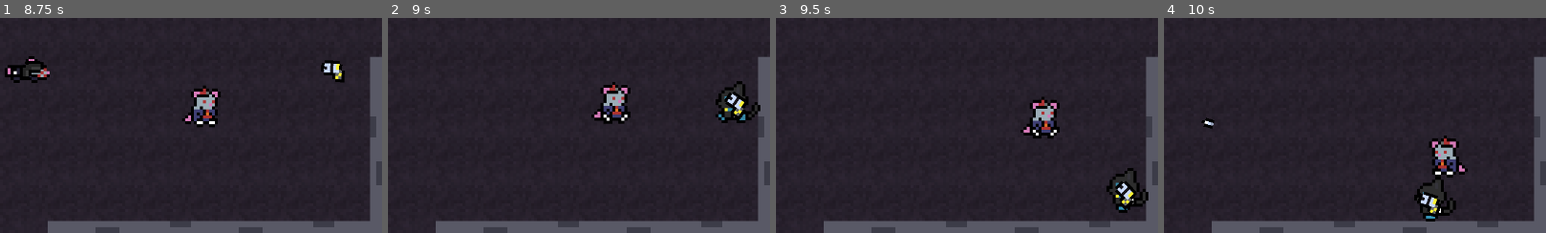
Above: before the commit, frames 1-4 (left to right).
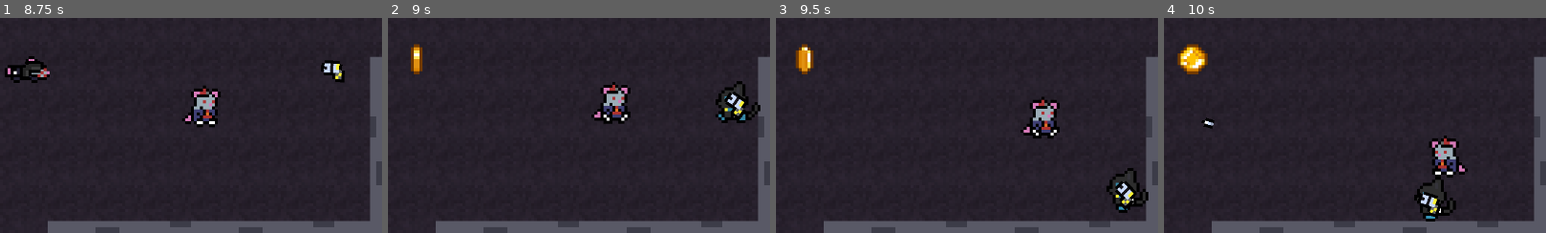
Above: after the commit, the same moments.

Repository: s4hlo/movie-jam
Game: Godot game, scene res://scenes/main_menu.tscn
Two runs of this game, one before a commit and one after it. Both use one fixed random seed, a clock stepped at 60 frames per second and the inputs below. Sound files missing from this copy of the repository are replaced by a short silence.
Inputs (mouse positions are % of the whole screen's width and height, from its top left):
- Up to frame 1 (8.75 s): click "Start" at 0.5 s; move the mouse to (72, 45) at 1.27 s; hold D (move_right) 1.28-2.03 s; tap E (interact) every 1.5 s from 1.35 to 7.35 s; move the mouse to (30, 55) at 2.02 s; hold S (move_down) 2.03-2.78 s; click (30, 55) at 2.1 s; move the mouse to (60, 28) at 2.77 s; hold D (move_right) 2.78-3.53 s; move the mouse to (45, 70) at 3.52 s; hold W (move_up) 3.53-4.28 s; click (45, 70) at 3.6 s; move the mouse to (80, 65) at 4.27 s; hold A (move_left) 4.28-5.78 s; move the mouse to (20, 35) at 5.02 s; click (20, 35) at 5.1 s; move the mouse to (55, 50) at 5.77 s; hold S (move_down) 5.78-6.53 s; move the mouse to (35, 25) at 6.52 s; hold D (move_right) 6.53-7.28 s; click (35, 25) at 6.6 s; move the mouse to (72, 45) at 7.27 s; hold W (move_up) 7.28-8.03 s; move the mouse to (30, 55) at 8.02 s; hold D (move_right) from 8.03 s (still down); click (30, 55) at 8.1 s
- Up to frame 2 (9 s): move the mouse to (60, 28) at 8.77 s; release D (move_right) at 8.78 s; hold S (move_down) from 8.78 s (still down); tap E (interact) at 8.85 s
- Up to frame 3 (9.5 s): keep holding S (move_down)
- Up to frame 4 (10 s): move the mouse to (45, 70) at 9.52 s; release S (move_down) at 9.53 s; hold A (move_left) from 9.53 s (still down); click (45, 70) at 9.6 s
The pictures show only the part of the screen within x 50-100%, y 50-100%; the shares and areas given below are measured in that part.

Frame 1 is identical in both runs. In frame 2, 0.4% of the frame differs, in the area x 6-9%, y 12-27%; in frame 3, 0.5%; in frame 4, 0.8%, in the area x 3-12%, y 12-27%.

Commit message:
Atualizando os ratos
Adicionando a chance de 50% de dropar uma moeda ao morrer , e o boss a cada batida na parede aumenta a velocidade

Diff:
--- a/scripts/enemys/rat_boss.gd
+++ b/scripts/enemys/rat_boss.gd
@@ -18,10 +18,11 @@
 const KNOCKBACK_FRICTION := 0.85
 var health: int = 200
 var damage: int = 1
+var speed_rush: float
 
 # TEMPOS DE RECARGA
 const DAMAGE_COOLDOWN := 0.5
-const PONG_DURATION := 5.0
+const PONG_DURATION := 8.0
 const RELOAD_DURATION := 3.0
 
 # CONDICIONAIS
@@ -81,6 +82,7 @@
 func start_chasing_sequence() -> void:
 	current_state = State.IDLE
 	current_Phases = Phases.FIRST
+	speed_rush = SPEED_RUSH
 	# anim.play("idle")
 
 	await get_tree().create_timer(1.5).timeout
@@ -101,7 +103,7 @@
 		velocity = Vector2.ZERO
 	else:
 		if not is_reloading_rush:
-			velocity = pong_direction * SPEED_RUSH
+			velocity = pong_direction * speed_rush
 			#anim.play("walk")
 		else:
 			if target:
@@ -121,25 +123,30 @@
 					_shoot()
 					_shoot_cooldown_time = SHOOT_COOLDOWN
 
-	velocity += knockback
-	knockback *= KNOCKBACK_FRICTION
-	if knockback.length() < 5.0:
-		knockback = Vector2.ZERO
+	if is_reloading_rush:
+		velocity += knockback
+		knockback *= KNOCKBACK_FRICTION
+		if knockback.length() < 5.0:
+			knockback = Vector2.ZERO
 
 	move_and_slide()
 
-	if current_Phases == Phases.FIRST and current_state == State.CHASING and not is_reloading_rush:
+	if current_state == State.CHASING and not is_reloading_rush:
 		if get_slide_collision_count() > 0:
 			var collision = get_slide_collision(0)
 			pong_direction = pong_direction.bounce(collision.get_normal())
 			sprite.flip_h = pong_direction.x > 0
 
+			speed_rush = min(speed_rush + 50.0, 700.0)
+
 func _on_pong_timer_timeout() -> void:
 	is_reloading_rush = true
 	reload_timer.start()
 
 func _on_reload_timer_timeout() -> void:
 	is_reloading_rush = false
+
+	speed_rush = SPEED_RUSH
 
 	var dir = global_position.direction_to(target.global_position)
 	pong_direction = dir
--- a/scripts/mouse_shooter.gd
+++ b/scripts/mouse_shooter.gd
@@ -77,6 +77,11 @@
 	await get_tree().create_timer(0.5).timeout
 	queue_free()
 
+	if randi_range(1, 2) == 1 :
+		var coin = COIN.instantiate()
+		coin.global_position = global_position
+		get_parent().add_child(coin)
+
 
 func _on_timer_timeout() -> void:
 	mousedelay = true
--- a/scripts/rat.gd
+++ b/scripts/rat.gd
@@ -1,4 +1,6 @@
 extends CharacterBody2D
+
+const COIN = preload("res://scenes/coin.tscn")
 
 signal state_changed(new_state: String)
 
@@ -71,6 +73,11 @@
 	await get_tree().create_timer(0.5).timeout
 	queue_free()
 
+	if randi_range(1, 2) == 1 :
+		var coin = COIN.instantiate()
+		coin.global_position = global_position
+		get_parent().add_child(coin)
+
 func _on_detection_area_body_entered(body: Node2D) -> void:
 	if body.is_in_group("player"):
 		target = body
--- a/scripts/rat_skate.gd
+++ b/scripts/rat_skate.gd
@@ -1,6 +1,7 @@
 extends CharacterBody2D
 
 const BROKEN_SKATE_SCENE = preload("res://scenes/broken_skate.tscn")
+const COIN = preload("res://scenes/coin.tscn")
 
 signal state_changed(new_state: String)
 
@@ -106,6 +107,11 @@
 	await get_tree().create_timer(0.5).timeout
 	queue_free()
 
+	if randi_range(1, 2) == 1 :
+		var coin = COIN.instantiate()
+		coin.global_position = global_position
+		get_parent().add_child(coin)
+
 func onrush() -> void:
 	if target == null or current_state == State.DEAD or current_Status != Status.RAT_SKATE:
 		return
